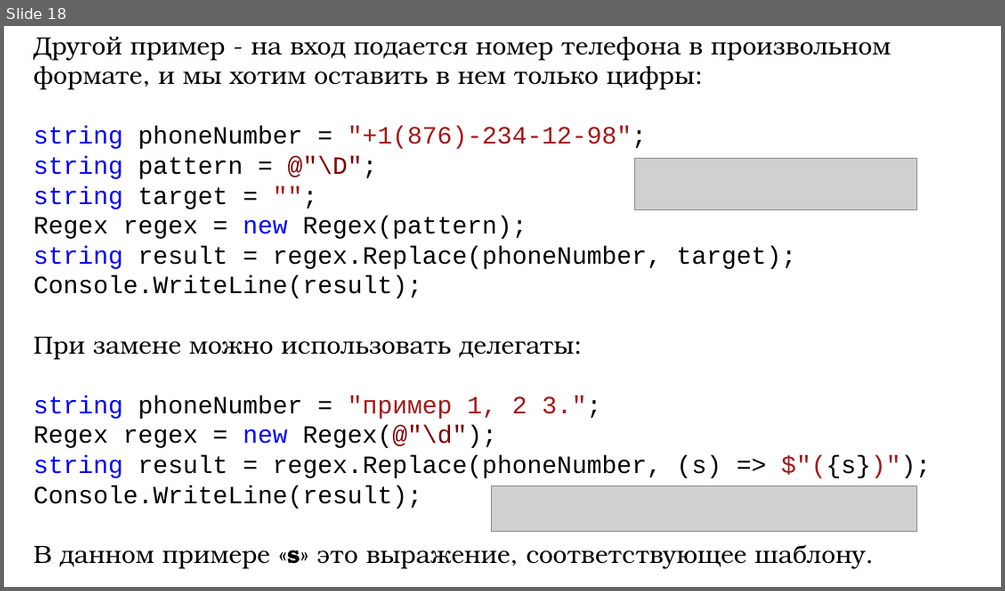
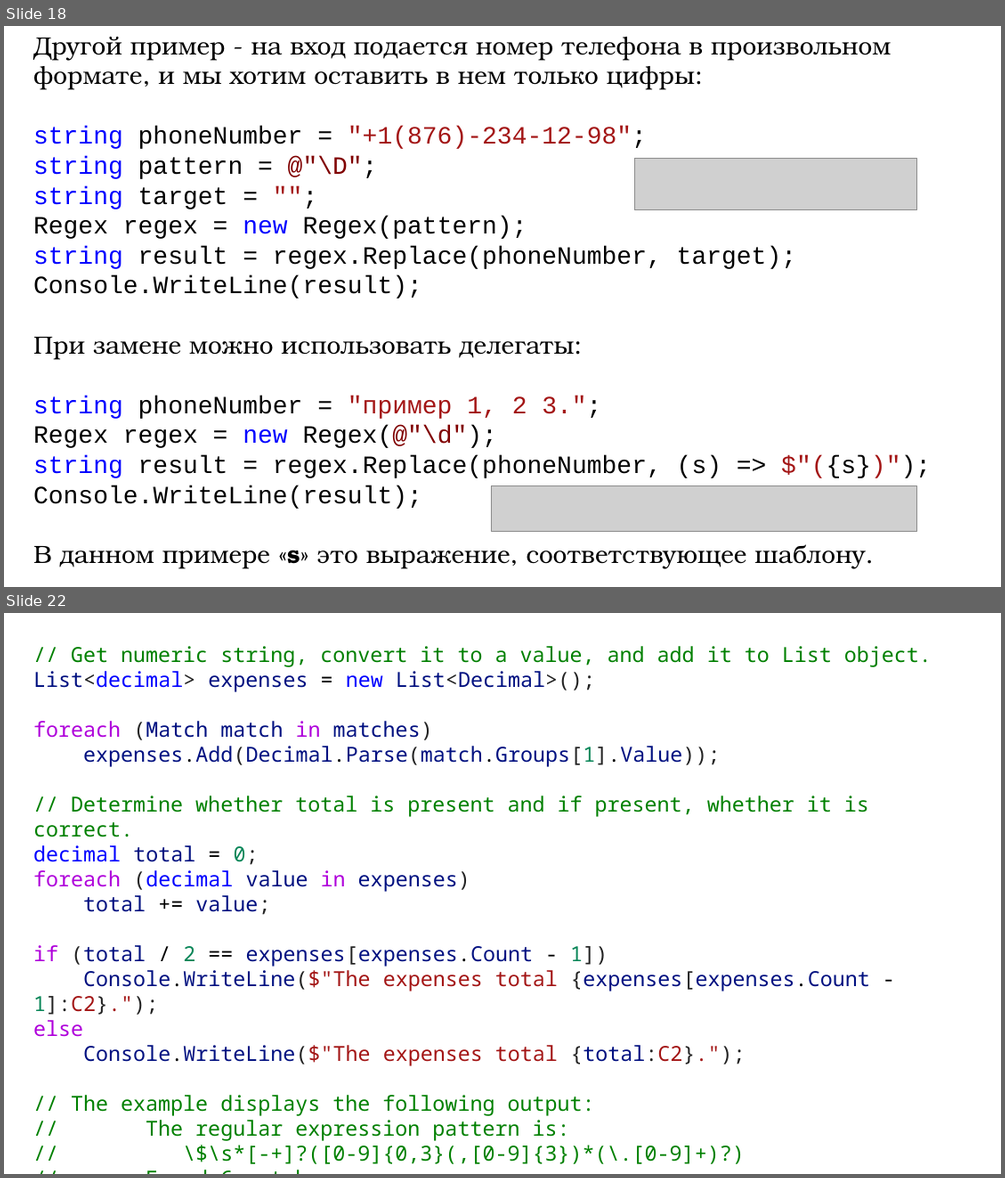
Before and after one commit to DaniilKlyukin/ITiP-3, a slide deck: Лекции/ИТиП 3 лек 6.pptx. Shown one above the other, each under a label of ours: slide 18 before the commit, slides 18 and 22 after it; the slides between them are not shown. The pictures are 1005x591 and 1005x1178 pixels, drawn with LibreOffice and Linux fonts; fonts in the diff are those of the drawing; grey boxes stand for pictures. Boxes give left, top, right and bottom in pixels: in the first picture for what was removed or moved away, otherwise in the second. Text is boxed around its words. In the diff, an @@ line names an element or a change of style, - is before the commit and + after.

```diff
--- a/Лекции/ИТиП 3 лек 6.pptx
+++ b/Лекции/ИТиП 3 лек 6.pptx
@@ slide 22 added at [4,613,1001,1174], background #FFFFFF @@
@@ text added at [33,646,931,1164], 20 pt, text #008000 @@
+// Get numeric string, convert it to a value, and add it to List object.
+List<decimal> expenses = new List<Decimal>();
+foreach (Match match in matches)
+expenses.Add(Decimal.Parse(match.Groups[1].Value));
+// Determine whether total is present and if present, whether it is correct.
+decimal total = 0;
+foreach (decimal value in expenses)
+total += value;
+if (total / 2 == expenses[expenses.Count - 1])
+Console.WriteLine($"The expenses total {expenses[expenses.Count - 1]:C2}.");
+else
+Console.WriteLine($"The expenses total {total:C2}.");
+// The example displays the following output:
+// The regular expression pattern is:
+// \$\s*[-+]?([0-9]{0,3}(,[0-9]{3})*(\.[0-9]+)?)
+// Found 6 matches.
+// The expenses total $81.58.
```
Also in this commit, not shown: 3 other slides added.
